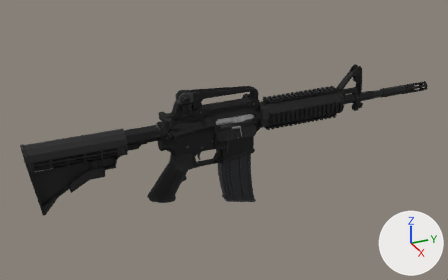
The Blender file assets/weapons/m4a1/m4a1.blend, before and after one commit.
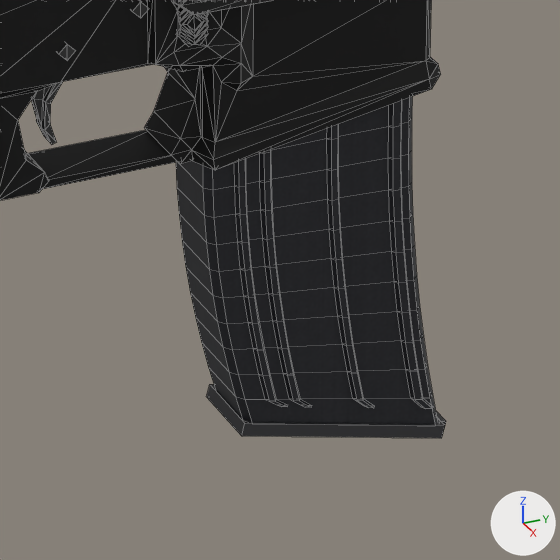
Each version appears first whole from a 50 mm camera at (0.978, -0.489, 0.45) aimed at (-0.022, -0.039, -0.05), and next in a close-up on the part from 43% to 61% of the width and 50% to 78% of the height. The axes (+X, +Y, +Z) are drawn at lower right. The lights are the same throughout. The first two pictures are the older version. The close-ups show mesh edges as thin lines.

The scene before the commit, as lines of its bpy script (objects in view):
```python
me_cube_002 = bpy.data.meshes.new('Cube.002')
me_cube_002.from_pydata(...)  # 453 vertices, 906 faces; spans x -0.02..0.02, y -0.191..0.006, z -0.059..0.042
# faces by material slot: [882, 24]
me_cube_002.materials.append(mat_finish)  # dark grey #3c3c3c
me_cube_002.materials.append(mat_finish_secondary)  # dark grey #686868
me_cube_014 = bpy.data.meshes.new('Cube.014')
me_cube_014.from_pydata(...)  # 52 vertices, 100 faces; spans x -0.0031..0.0031, y -0.0261..0.0182, z -0.0305..0.0025
me_cube_014.materials.append(mat_finish_secondary)  # dark grey #686868
me_magazine = bpy.data.meshes.new('Magazine')
me_magazine.from_pydata(...)  # 582 vertices, 538 faces; spans x -0.013..0.013, y -0.032..0.044, z -0.175..0.002
# faces by material slot: [466, 12, 6, 32, 22]
me_magazine.materials.append(mat_stanagbody)  # picture img_stanag_body_png
me_magazine.materials.append(mat_stanagfloor)  # dark grey #454548
me_magazine.materials.append(mat_stanagfollower)  # beige #cec4a6
me_magazine.materials.append(mat_stanagbrass)  # beige #e1c481
me_magazine.materials.append(mat_stanagbullet)  # brown #cba07c
ob_lower = bpy.data.objects.new('lower', me_cube_002)
ob_lower.parent = ob_m4a1
ob_lower.location = (0.0, 0.0147, -0.0226)
ob_magazine = bpy.data.objects.new('Magazine', me_magazine)
ob_magazine.parent = ob_m4a1
ob_magazine.location = (0.0, -0.0269, -0.00916)
ob_trigger = bpy.data.objects.new('Trigger', me_cube_014)
ob_trigger.parent = ob_m4a1
ob_trigger.location = (0.0, -0.0982, -0.0403)
ob_trigger.rotation_euler = (-0.175, 0.0, 0.0)  # degrees (-10, 0, 0)
# also in view: 'DustCoverOpen' at (0.02, -0.031, -0.02); 'mag_release' at (0.0, -0.05, -0.037)
```
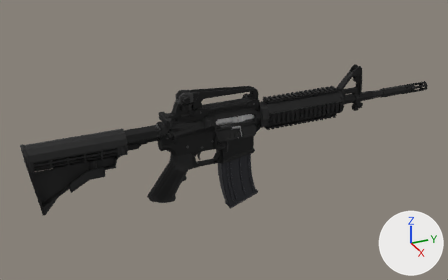
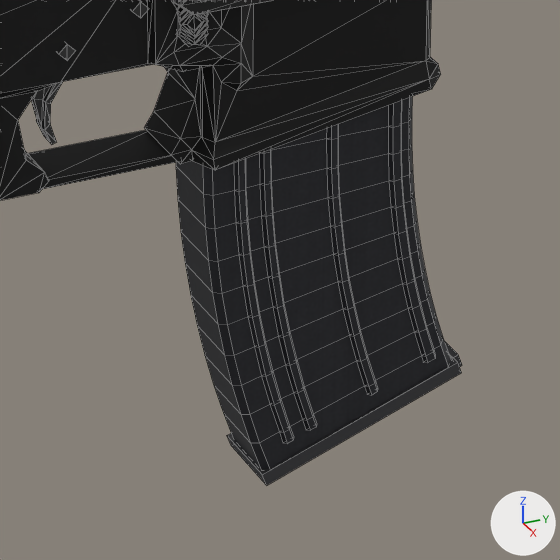
Location of each change, [x1, y1, x2, y2] in pixels of the close-ups (560 x 560 px; the box of a moved part takes in the faces that stretch with it):
'Magazine', reshaped (14% taller): before [176, 97, 446, 438]; after [176, 97, 462, 485]
part 1 of me_magazine, moved or reshaped: before [207, 384, 445, 438]; after [227, 354, 461, 485]
part 2 of me_magazine, moved or reshaped: before [436, 411, 446, 425]; after [444, 341, 462, 367]
part 3 of me_magazine, moved or reshaped: before [176, 132, 438, 424]; after [176, 132, 451, 469]

The change, as a diff of the scene's bpy script:
```diff
--- a/assets/weapons/m4a1/m4a1.blend.py
+++ b/assets/weapons/m4a1/m4a1.blend.py
@@ me_magazine @@
 # used by ob_magazine; parent = ob_m4a1; location = (0.0, -0.0269, -0.00916)
-me_magazine.from_pydata(...)  # 582 vertices, 538 faces; spans x -0.013..0.013, y -0.032..0.044, z -0.175..0.002
+me_magazine.from_pydata(...)  # 582 vertices, 538 faces; spans x -0.013..0.013, y -0.032..0.049, z -0.176..0.002
+# me_magazine part 1: the loose piece of 8 vertices spanning x -0.012..0.012, y -0.021..0.043, z -0.174..-0.155 is turned 34 degrees about the x axis through its middle, then moved by (0.0, 0.006, 0.001)
+# me_magazine part 2: the loose piece of 8 vertices spanning x -0.009..0.009, y 0.041..0.044, z -0.175..-0.17 is turned 34 degrees about the x axis through its middle, then moved by (0.0, 0.005, 0.02)
+# me_magazine part 3: 390 of 582 vertices moved; they spanned x -0.013..0.013, y -0.031..0.042, z -0.171..-0.08 and now span x -0.013..0.013, y -0.031..0.045, z -0.173..-0.08; mean shift (0.0, 0.002, 0.0); largest move (0.009, 0.042, -0.171) -> (0.009, 0.045, -0.151)
 me_magazine.materials.append(mat_stanagbody)
```
